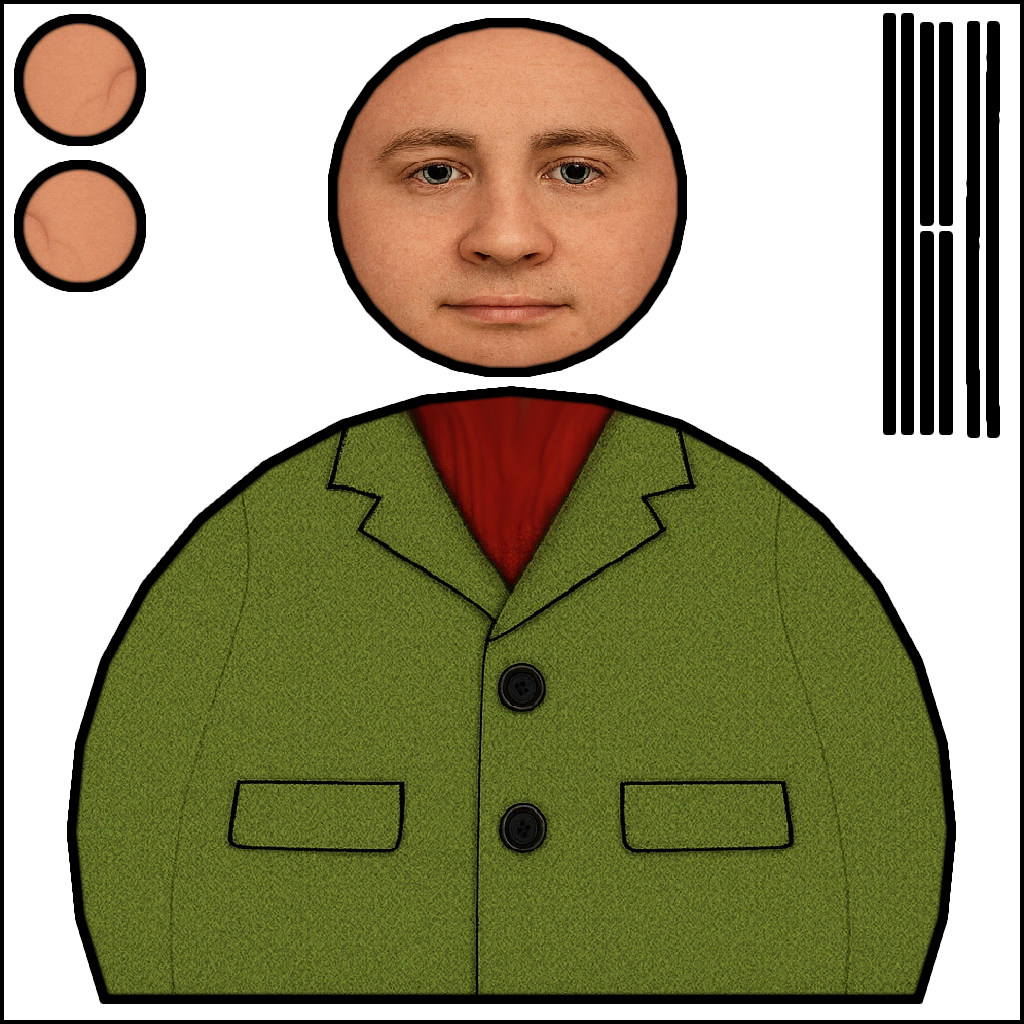
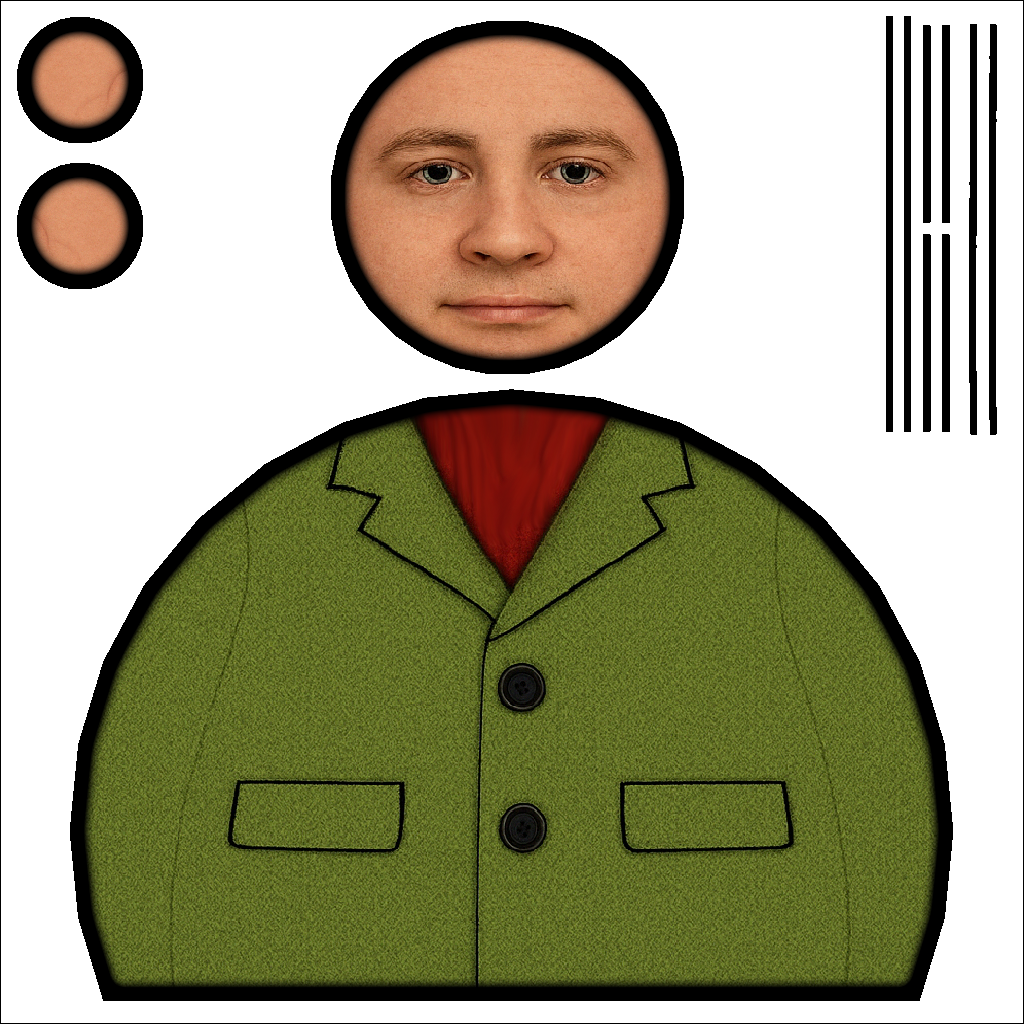
Comparing the layer stacks of the two 1024 x 1024 images. Changes:
pixels changed over [left=1, top=1, right=1023, bottom=1023] (layer not identified)
